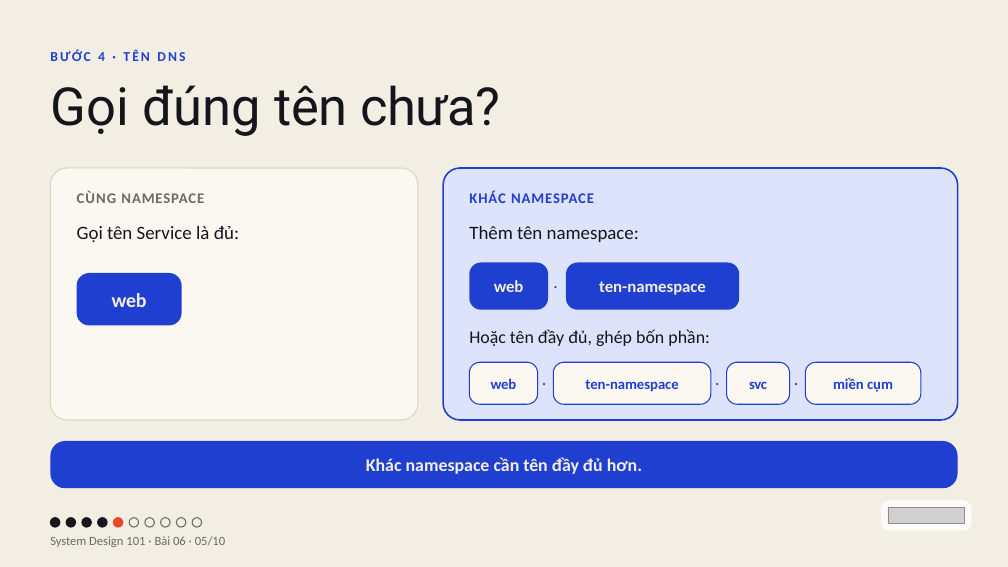
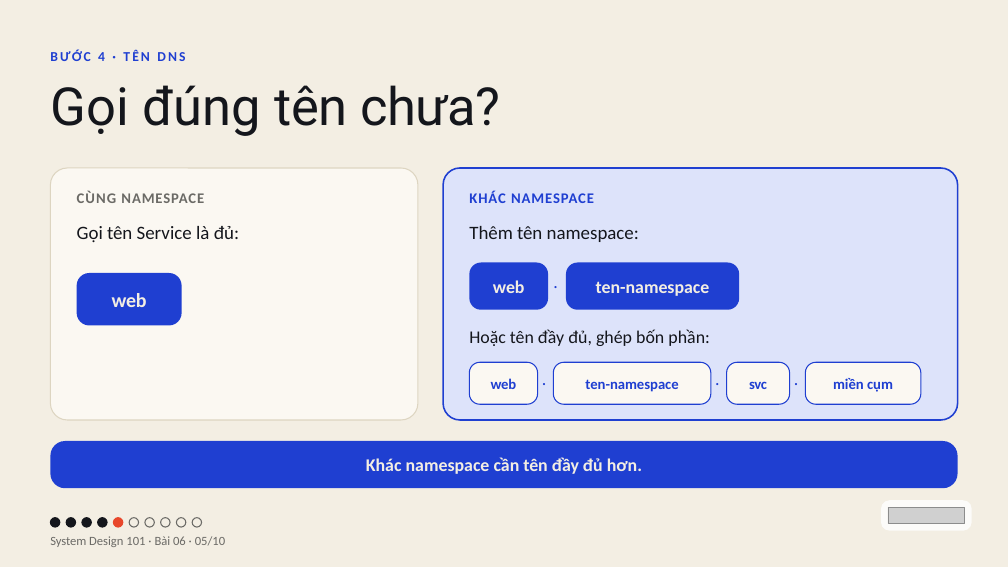
Before and after one commit to vohoailinh90/tool-marketing-studio, a slide deck: slide 5 of system-design-101/vi/lessons/sd-13-006/slides/sd-13-006.pptx. Drawn at 1008x567 pixels with LibreOffice and Linux fonts; fonts in the diff are those of the drawing; grey boxes stand for pictures. Boxes give left, top, right and bottom in pixels: in the first picture for what was removed or moved away, otherwise in the second. Text is boxed around its words. In the diff, an @@ line names an element or a change of style, - is before the commit and + after.

```diff
--- a/system-design-101/vi/lessons/sd-13-006/slides/sd-13-006.pptx
+++ b/system-design-101/vi/lessons/sd-13-006/slides/sd-13-006.pptx
@@ rounded rectangle "ten-namespace" at (566,263,739,310): size 24 to 25.5 pt @@
```
Also in this commit, not shown: 2 other slides changed, 3 other files.
